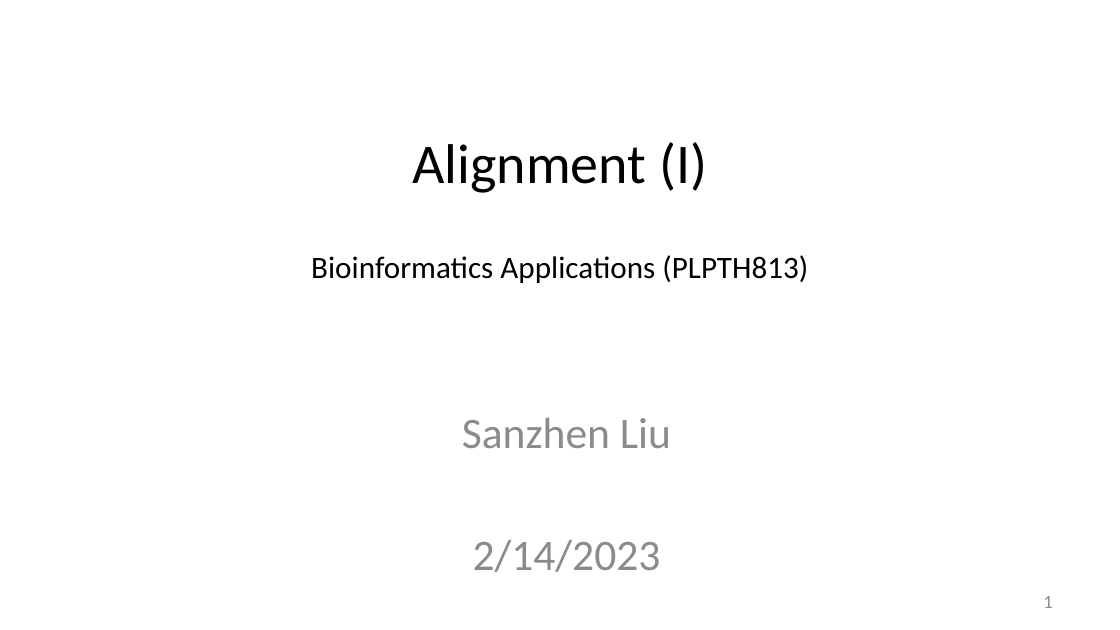
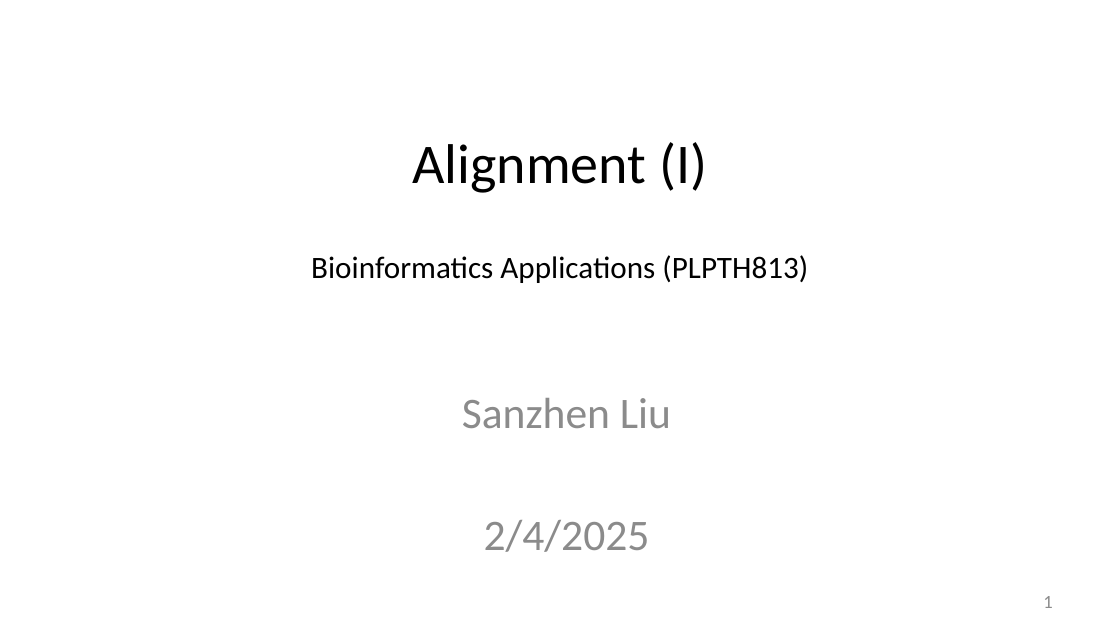
Before and after one commit to liu3zhenlab/teaching, a slide deck: slide 1 of PLPTH813Bioinformatis/2025/1_lecture/lecture04_alignment_I.pptx. Drawn at 1120x630 pixels with LibreOffice and Linux fonts; fonts in the diff are those of the drawing. Boxes give left, top, right and bottom in pixels: in the first picture for what was removed or moved away, otherwise in the second. Text is boxed around its words. In the diff, an @@ line names an element or a change of style, - is before the commit and + after.

```diff
--- a/PLPTH813Bioinformatis/2025/1_lecture/lecture04_alignment_I.pptx
+++ b/PLPTH813Bioinformatis/2025/1_lecture/lecture04_alignment_I.pptx
@@ subtitle "Sanzhen Liu": place and size @@
-subtitle "Sanzhen Liu" at (462,418,671,572)
+subtitle "Sanzhen Liu" at (462,398,671,552)
@@ subtitle at (484,520,650,552): text changed @@
-2/14/2023
+2/4/2025
```
Also in this commit, not shown: 10 other slides changed, 1 slide added, 2 other files.
